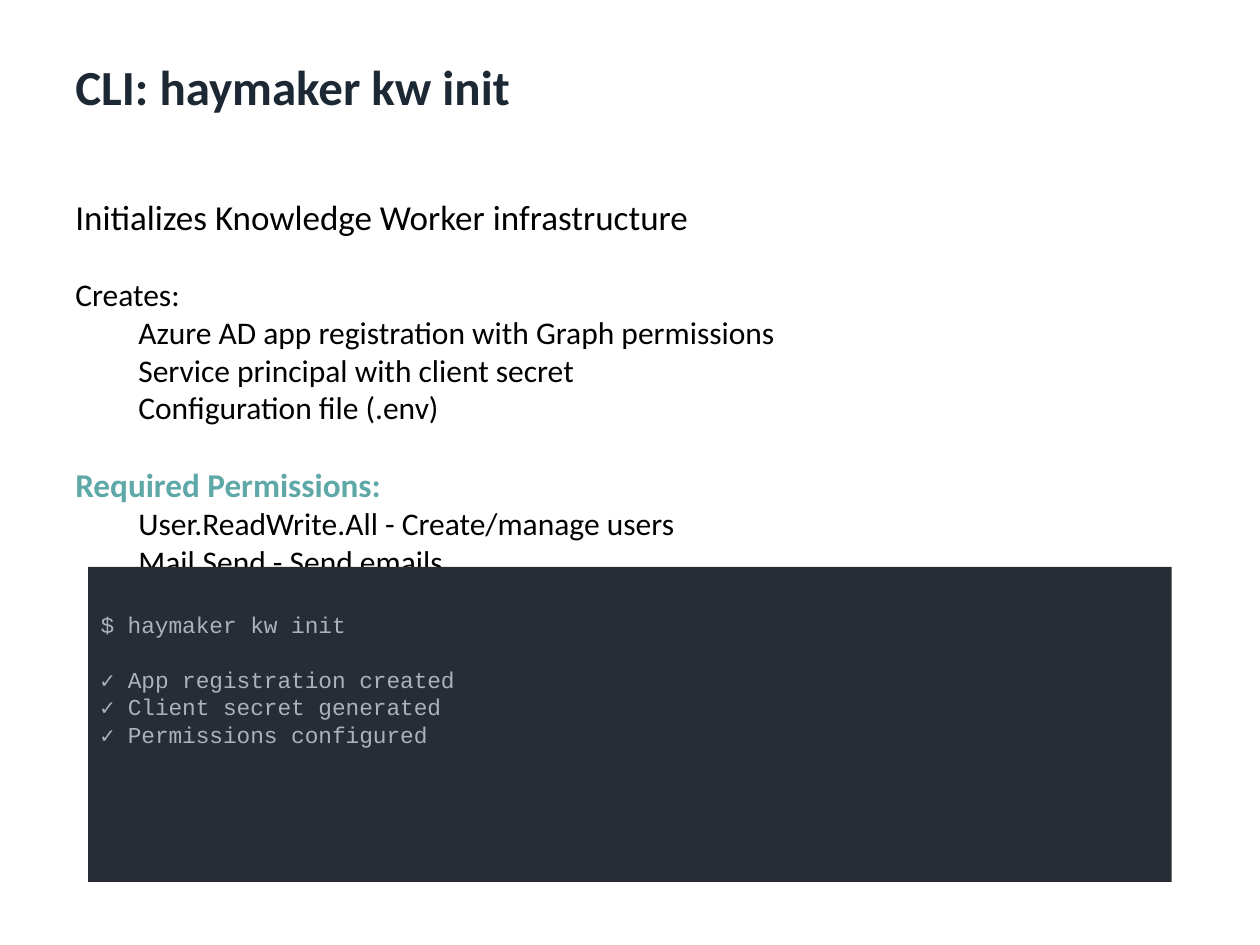
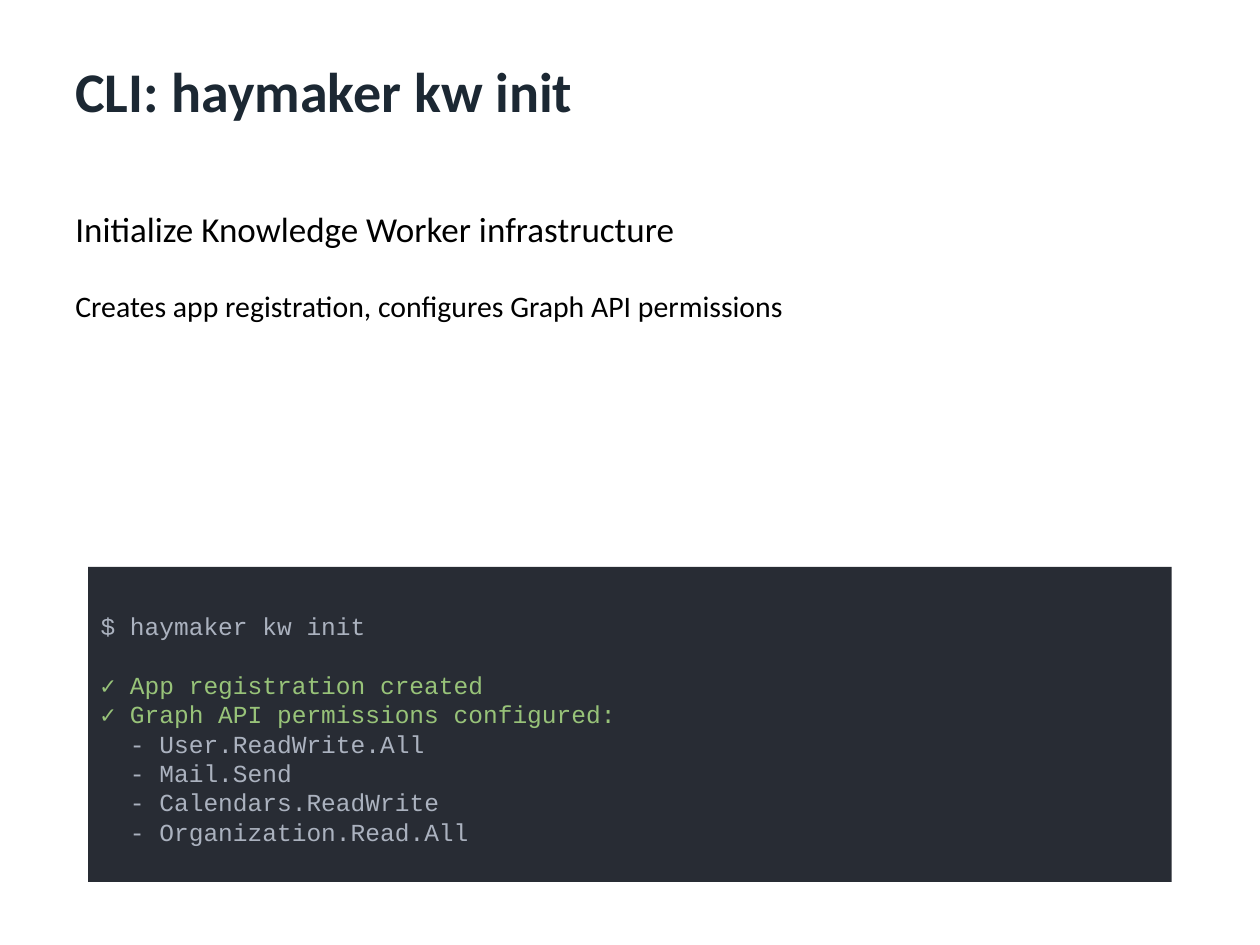
Before and after one commit to rysweet/AzureHayMaker, a slide deck: slide 12 of KnowledgeWorker-E2E-Evidence.pptx (slide 7 before the commit). Drawn at 1260x945 pixels with LibreOffice and Linux fonts; fonts in the diff are those of the drawing. Boxes give left, top, right and bottom in pixels: in the first picture for what was removed or moved away, otherwise in the second. Text is boxed around its words. In the diff, an @@ line names an element or a change of style, - is before the commit and + after.

```diff
--- a/KnowledgeWorker-E2E-Evidence.pptx
+++ b/KnowledgeWorker-E2E-Evidence.pptx
@@ text "CLI: haymaker kw init" at (x1=75, y1=72, x2=572, y2=121): size 28 to 32 pt @@
@@ text removed at (x1=75, y1=205, x2=774, y2=638) @@
-Initializes Knowledge Worker infrastructure
-Creates:
-  Azure AD app registration with Graph permissions
-  Service principal with client secret
-  Configuration file (.env)
-Required Permissions:
-  User.ReadWrite.All - Create/manage users
-  Mail.Send - Send emails
-  Calendars.ReadWrite - Create events
-  Organization.Read.All - Read licenses
@@ text added at (x1=75, y1=217, x2=783, y2=322), 17 pt, text #000000 @@
+Initialize Knowledge Worker infrastructure
+Creates app registration, configures Graph API permissions
@@ text in rectangle at (x1=130, y1=617, x2=483, y2=699): size 13 to 14 pt in "$ haymaker kw init", "✓ App registration created"; text colour #ABB2BF to #98C379 in "✓ App registration created" @@
@@ text in rectangle at (x1=130, y1=705, x2=616, y2=846): text changed; size 13 to 14 pt @@
-✓ Client secret generated
-✓ Permissions configured
+✓ Graph API permissions configured:
+- User.ReadWrite.All
+- Mail.Send
+- Calendars.ReadWrite
+- Organization.Read.All
```
Also in this commit, not shown: 5 other slides changed, 9 slides added, 10 slides removed, 7 other files.
